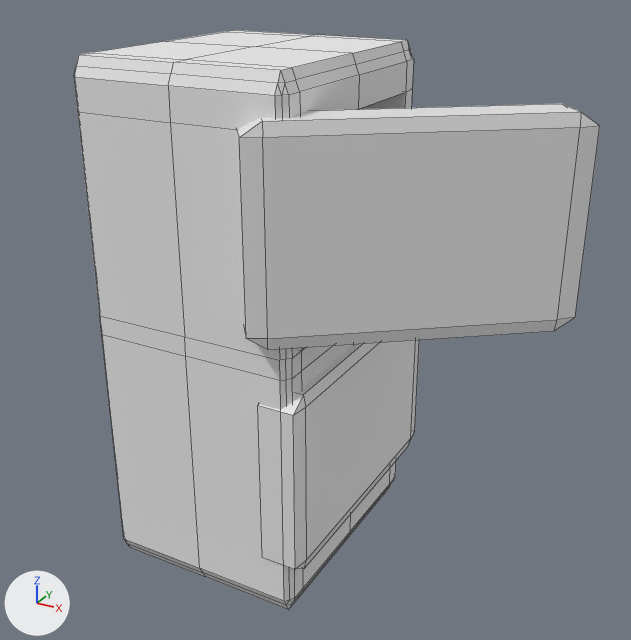
Renders of the Blender file Assets/Resource/Model/冰箱.blend from each side of a commit.
The view is the same before and after, from a 50 mm camera at (9.4, -14.66, 7.34) aimed at (1.96, -1.13, 0.57). The lights are fixed; the arrows at lower left show +X, +Y and +Z. Mesh edges are drawn as thin lines.

Before the edit, the objects in view are built like this:
```python
me_cube = bpy.data.meshes.new('Cube')
me_cube.from_pydata(...)  # 168 vertices, 182 faces; spans x -1.0..1.0, y -1.0..1.0, z -1.0..1.0
me_cube.materials.append(mat_material)  # white #e7e7e7
# before: 92 (-0.93, -1.0, 0.82), 100 (-0.97, -0.97, 0.82), 112 (-0.97, -0.97, 0.08) at pixel (285, 359), 119 (-0.93, -1.0, 0.08) at pixel (279, 360)
me_立方体 = bpy.data.meshes.new('立方体')
me_立方体.from_pydata(...)  # 24 vertices, 26 faces; spans x -1.0..1.0, y -1.0..1.0, z -1.0..1.0
me_立方体_002 = bpy.data.meshes.new('立方体.002')
me_立方体_002.from_pydata(...)  # 24 vertices, 26 faces; spans x -1.0..1.0, y -1.0..1.0, z -1.0..1.0
ob_cube = bpy.data.objects.new('Cube', me_cube)
ob_cube.location = (0.0, 0.0, 0.0)
ob_cube.scale = (-2.24, 2.69, 5.41)
ob_立方体 = bpy.data.objects.new('立方体', me_立方体)
ob_立方体.location = (3.86, -1.02, 2.69)
ob_立方体.rotation_euler = (0.0, 0.0, -0.914)  # degrees (0, 0, -52)
ob_立方体.scale = (0.435, 3.01, 1.99)
ob_立方体_001 = bpy.data.objects.new('立方体.001', me_立方体_002)
ob_立方体_001.location = (2.0, 0.3, -2.36)
ob_立方体_001.scale = (0.435, 3.01, 1.99)
```
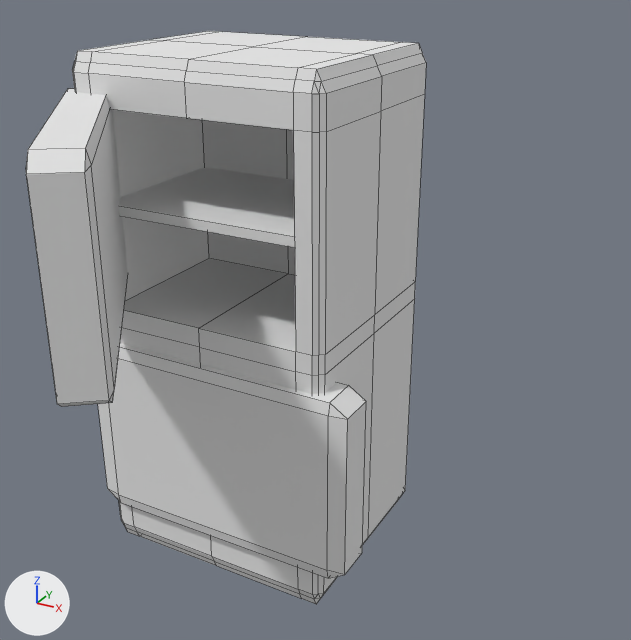
What differs and where, as boxes (x1, y1, x2, y2) in the pictures (631 x 640 px; the box of a moved part takes in the faces that stretch with it):
'Cube', reshaped, turned
    before: (74, 30, 413, 610)
    after: (26, 31, 426, 604)
'立方体', deleted
    before: (236, 104, 600, 350)
'立方体.001', deleted
    before: (258, 340, 419, 570)
part 1 of me_cube, added
    after: (119, 167, 295, 248)
part 2 of me_cube, added
    after: (98, 344, 366, 579)
part 3 of me_cube, added
    after: (26, 88, 128, 407)
part 4 of me_cube, moved or reshaped (not visible afterwards)
    before: (279, 349, 286, 360)

The change, as a diff of the scene's bpy script:
```diff
--- a/Assets/Resource/Model/冰箱.blend.py
+++ b/Assets/Resource/Model/冰箱.blend.py
@@ mat_材质 @@
+mat_材质 = diffuse_material('材质')
+mat_材质.base_color = (0.8, 0.8, 0.8)  # white #e7e7e7
@@ mat_材质_001 @@
+mat_材质_001 = diffuse_material('材质.001')
+mat_材质_001.base_color = (0.8, 0.8, 0.8)  # white #e7e7e7
@@ me_cube @@
 # used by ob_cube; location = (0.0, 0.0, 0.0); scale = (-2.24, 2.69, 5.41)
 # verts and faces of me_cube; kept vertices keep their numbers, new ones are numbered from 168
-me_cube.from_pydata(...)  # 168 vertices, 182 faces; spans x -1.0..1.0, y -1.0..1.0, z -1.0..1.0
+me_cube.from_pydata(...)  # 224 vertices, 240 faces; spans x -2.89..1.0, y -1.18..1.23, z -1.0..1.0
+# me_cube part 1: a new loose piece, a box spanning x -0.964..0.964, y -0.892..0.892, z 0.439..0.477, in mat_material (white #e7e7e7)
+# me_cube part 2: a new loose piece of 24 vertices spanning x -1.08..-0.7, y -1.01..1.23, z -0.8..-0.07
+# me_cube part 3: a new loose piece of 24 vertices spanning x -2.89..-0.56, y -1.18..0.41, z 0.13..0.87
+# me_cube part 4
+delete_faces([(92, 100, 112, 119)])
+faces += [(92, 119, 112, 100)]  # mat_material (white #e7e7e7)
 me_cube.materials.append(mat_material)
+me_cube.materials.append(mat_材质)  # white #e7e7e7
+me_cube.materials.append(mat_材质_001)  # white #e7e7e7
@@ ob_立方体_001 @@
-ob_立方体_001 = bpy.data.objects.new('立方体.001', me_立方体_002)
-ob_立方体_001.location = (2.0, 0.3, -2.36)
-ob_立方体_001.scale = (0.435, 3.01, 1.99)
@@ ob_立方体 @@
-ob_立方体 = bpy.data.objects.new('立方体', me_立方体)
-ob_立方体.location = (3.86, -1.02, 2.69)
-ob_立方体.rotation_euler = (0.0, 0.0, -0.914)  # degrees (0, 0, -52)
-ob_立方体.scale = (0.435, 3.01, 1.99)
@@ ob_cube @@
 ob_cube.location = (0.0, 0.0, 0.0)
+ob_cube.rotation_euler = (0.0, 0.0, -1.571)  # degrees (0, 0, -90)
 ob_cube.scale = (-2.24, 2.69, 5.41)
```
